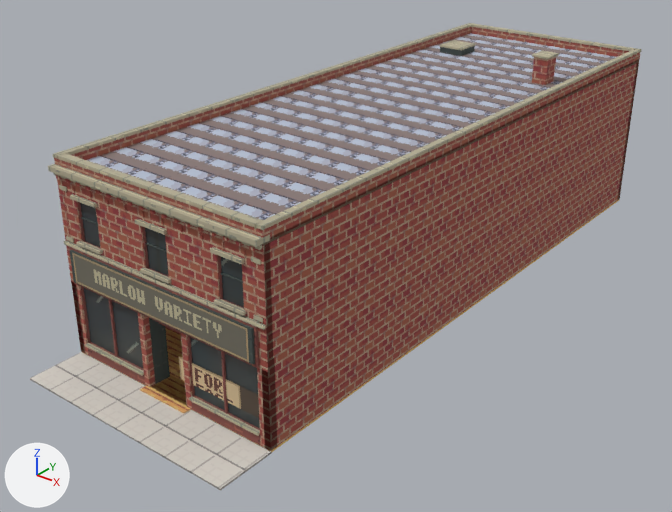
What one commit did to the glTF model prototypes/five-and-dime/marlow-closed.glb.
Both versions are drawn from a camera (50 mm lens) standing at (22.3, -18.1, 19.3) and looking at (-0.8, 10.7, 1.4). Lighting does not change. The marker at lower left points along +X, +Y and +Z. The first picture is the older version. Objects named as collision shapes, trigger or cutter boxes, shadow casters or lower levels of detail are left out. Where no turn or scale is listed for an object, it has been applied to the vertices. Vertices at exactly the same position are counted once.

The first picture shows 'Shared street sidewalk', 'building_shell__00', 'building_shell__01', 'building_shell__02', 'building_shell__03', 'building_shell__04', 'building_shell__06', 'roof_and_parapet__00', 'roof_and_parapet__01', 'roof_and_parapet__02', 'roof_and_parapet__03', 'sign_for_lease', 'sign_name'.
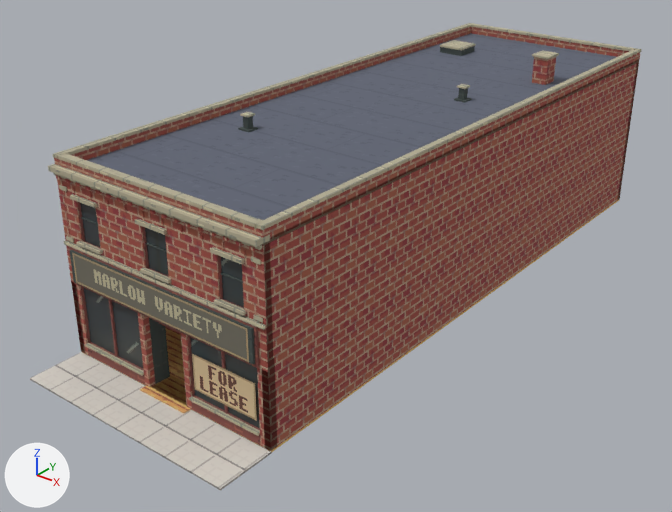
The change, as a list of edits to the scene's bpy script:
```text
Add img_membrane:
    img_membrane = load_image('membrane', '_unpacked/membrane', 128, 128, 'sRGB')
Change mat_roof_built_up:
    mat_roof_built_up.texture: img_tar -> img_membrane
Change me_sign_for_lease:
    used by ob_sign_for_lease; location = (0.0, 0.0, 0.0)
    remove me_sign_for_lease.from_pydata(...)  # 4 vertices, 2 faces; spans x 0.65..4.99, y 0.11, z 1.1..2.03
    add me_sign_for_lease.from_pydata(...)  # 4 vertices, 2 faces; spans x 1.41..4.36, y 0.05, z 1.0..2.47
    me_sign_for_lease part 1
    me_sign_for_lease.vertices[0].co: (0.65, 0.11, 1.1) -> (1.41, 0.05, 1.0)  # pixel (180, 378) -> pixel (194, 389)
    me_sign_for_lease.vertices[1].co: (4.99, 0.11, 1.1) -> (4.36, 0.05, 1.0)  # pixel (272, 424) -> pixel (256, 420)
    me_sign_for_lease.vertices[2].co: (4.99, 0.11, 2.03) -> (4.36, 0.05, 2.47)  # pixel (271, 401) -> pixel (255, 383)
    me_sign_for_lease.vertices[3].co: (0.65, 0.11, 2.03) -> (1.41, 0.05, 2.47)  # pixel (178, 356) -> pixel (191, 353)
Change me_continuous_roof_deck:
    where me_continuous_roof_deck.from_pydata(...)  # 8 vertices, 12 faces; spans x -4.9..4.9, y 0.1..27.9, z 7.6..7.8
    used by ob_roof_and_parapet__02; location = (0.0, 0.0, 0.0)
    me_continuous_roof_deck part 2: texture (UV) coordinates of 12 of 12 faces, centred in x -4.9..4.9, y 0.1..27.9, z 7.6..7.8, changed; they spanned u -22.5..22.5, v 0.06..22.5 and now span u -5.63..5.63, v 0.02..5.63
Change me_rear_roof_scuttle:
    used by ob_roof_and_parapet__03; location = (0.0, 0.0, 0.0)
    remove me_rear_roof_scuttle.from_pydata(...)  # 8 vertices, 12 faces; spans x -3.64..-2.37, y 22.89..24.18, z 7.75..8.05
    add me_rear_roof_scuttle.from_pydata(...)  # 40 vertices, 60 faces; spans x -3.64..2.16, y 7.11..24.18, z 7.75..8.32
    me_rear_roof_scuttle part 3: a new loose piece, a box spanning x -2.88..-2.32, y 7.11..7.65, z 7.75..7.815, in mat_detail_frames (picture img_iron)
    me_rear_roof_scuttle part 4: a new loose piece, a box spanning x -2.74..-2.46, y 7.24..7.52, z 7.815..8.32, in mat_detail_frames (picture img_iron)
    me_rear_roof_scuttle part 5: a new loose piece, a box spanning x 1.6..2.16, y 15.89..16.43, z 7.75..7.815, in mat_detail_frames (picture img_iron)
    me_rear_roof_scuttle part 6: a new loose piece, a box spanning x 1.74..2.02, y 16.02..16.3, z 7.815..8.32, in mat_detail_frames (picture img_iron)
```

What differs and where, as boxes (x1, y1, x2, y2) in the pictures (672 x 512 px):
'roof_and_parapet__02', surface changed (darker)
    both: (87, 33, 616, 220)
'sign_for_lease', reshaped
    before: (179, 357, 259, 418)
    after: (192, 354, 257, 421)
'roof_and_parapet__03', reshaped
    before: (440, 46, 475, 56)
    after: (238, 46, 475, 132)
part 3 of me_rear_roof_scuttle, added
    after: (238, 126, 258, 132)
part 4 of me_rear_roof_scuttle, added
    after: (243, 116, 253, 129)
part 5 of me_rear_roof_scuttle, added
    after: (454, 97, 472, 103)
part 6 of me_rear_roof_scuttle, added
    after: (458, 88, 468, 100)
